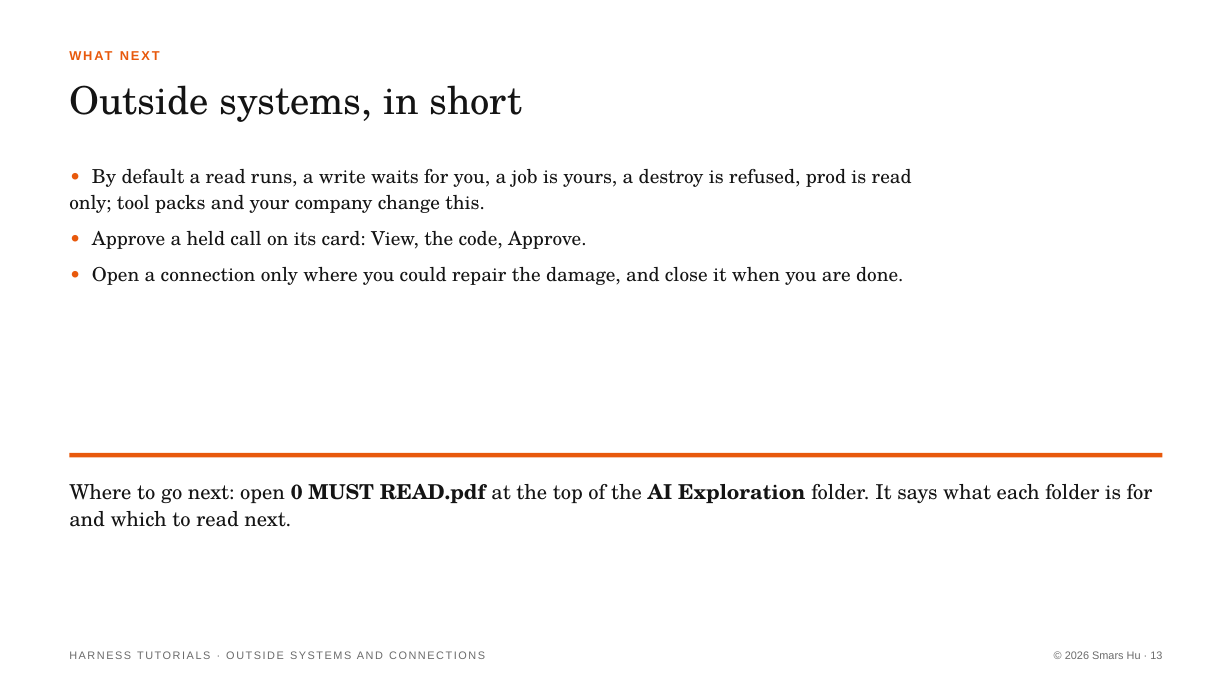
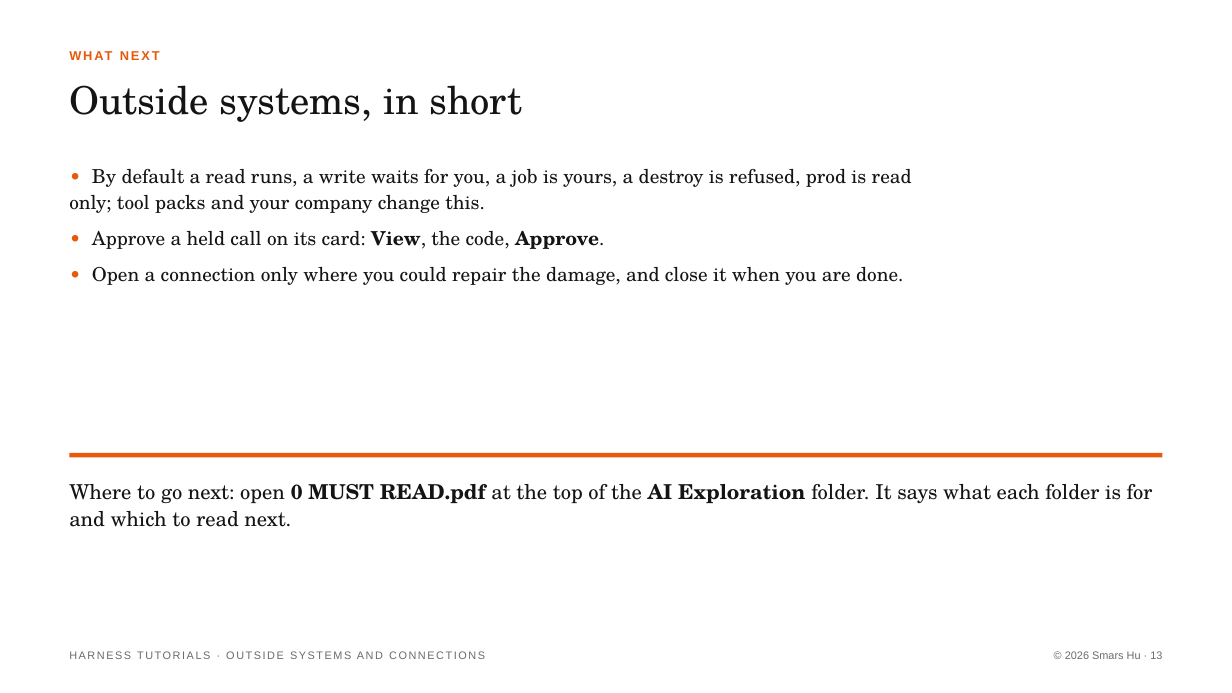
Before and after one commit to Smars-Bin-Hu/ai-exploration, a slide deck: slide 13 of source/tutorials/5_outside.pptx. Drawn at 1232x693 pixels with LibreOffice and Linux fonts; fonts in the diff are those of the drawing. Boxes give left, top, right and bottom in pixels: in the first picture for what was removed or moved away, otherwise in the second. Text is boxed around its words. In the diff, an @@ line names an element or a change of style, - is before the commit and + after.

```diff
--- a/source/tutorials/5_outside.pptx
+++ b/source/tutorials/5_outside.pptx
@@ text at <box>92,231,604,249</box>: bold on in "View, Approve." @@
```
Also in this commit, not shown: 8 other slides changed, 4 slides added, 4 slides removed, 17 other files.
